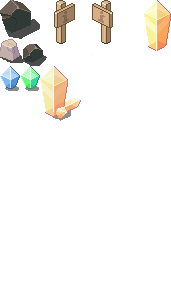
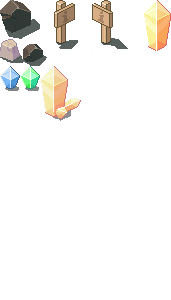
Comparing the layer stacks of the two 171×300 images. Changes:
painted on "Layer 7" over [23, 55, 47, 66]
painted on "Layer 6" over [0, 55, 23, 63]
painted on "Layer 35 copy 2" over [25, 86, 39, 91]
added layer "Layer 9" (60%) above "Layer 3" over [5, 86, 39, 91]
painted on "Layer 3" over [5, 86, 19, 91]
painted on "Layer 30 copy" over [93, 4, 112, 17]
added layer "Layer 8 copy" (80%) above "Layer 8" over [0, 19, 78, 66]
added layer "Layer 8" (80%) above "Layer 2" over [101, 38, 128, 49]
painted on "Layer 23 copy" over [6, 19, 40, 39]
